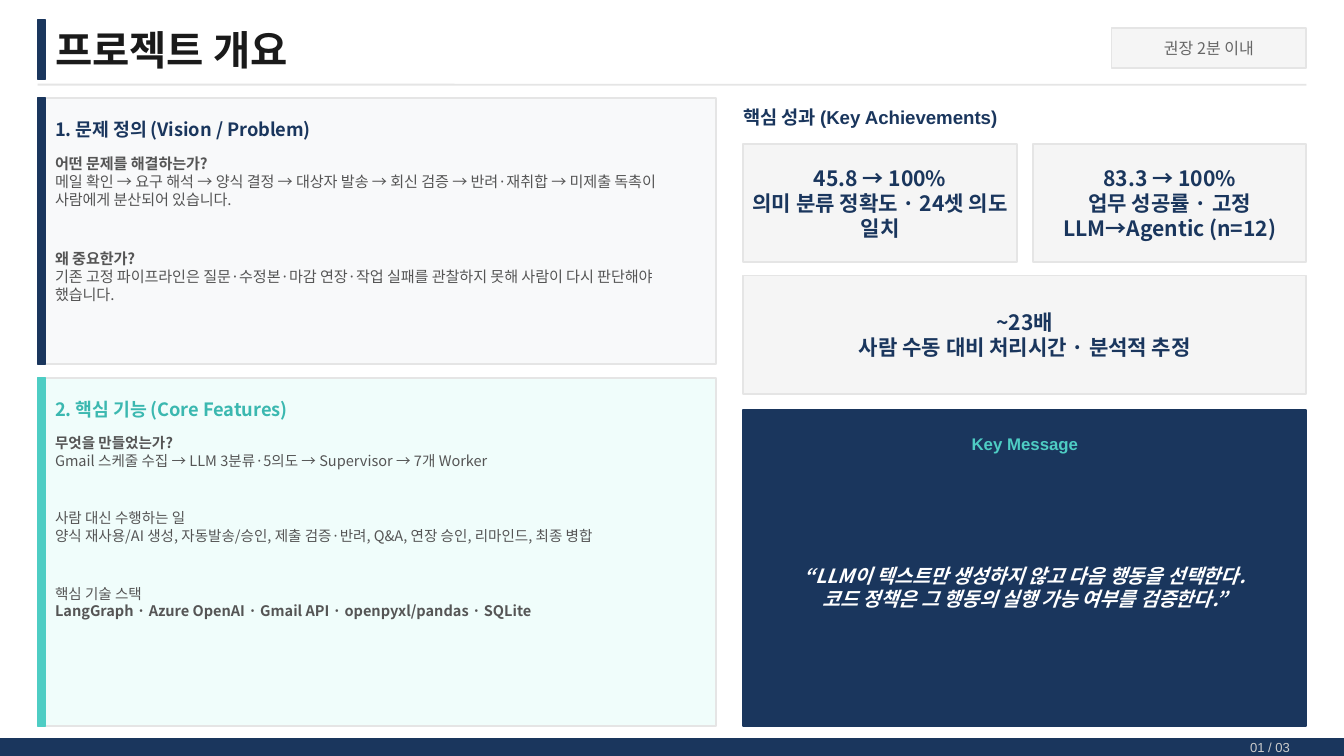
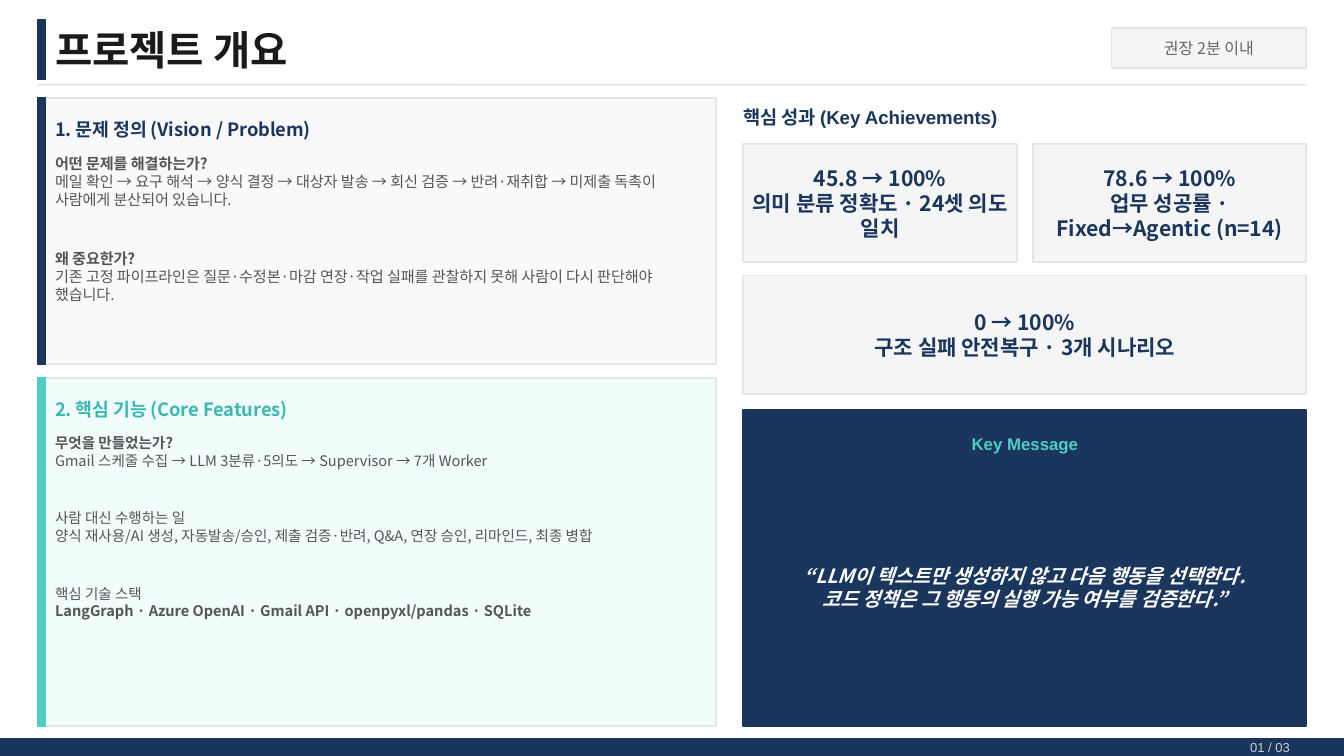
Before and after one commit to PinokioLee/smart-collect-assistant, a slide deck: slide 2 of presentation/08079_이형진_최종발표.pptx. Drawn at 1344x756 pixels with LibreOffice and Linux fonts; fonts in the diff are those of the drawing. Boxes give left, top, right and bottom in pixels: in the first picture for what was removed or moved away, otherwise in the second. Text is boxed around its words. In the diff, an @@ line names an element or a change of style, - is before the commit and + after.

Commit message:
feat: strengthen agentic recovery and evaluation evidence

```diff
--- a/presentation/08079_이형진_최종발표.pptx
+++ b/presentation/08079_이형진_최종발표.pptx
@@ text at bbox=[1057, 170, 1283, 241]: text changed @@
-83.3 → 100%
-업무 성공률 · 고정 LLM→Agentic (n=12)
+78.6 → 100%
+업무 성공률 · Fixed→Agentic (n=14)
@@ text at bbox=[874, 314, 1176, 357]: text changed @@
-~23배
-사람 수동 대비 처리시간 · 분석적 추정
+0 → 100%
+구조 실패 안전복구 · 3개 시나리오
```
Also in this commit, not shown: 2 other slides changed, 27 other files.
